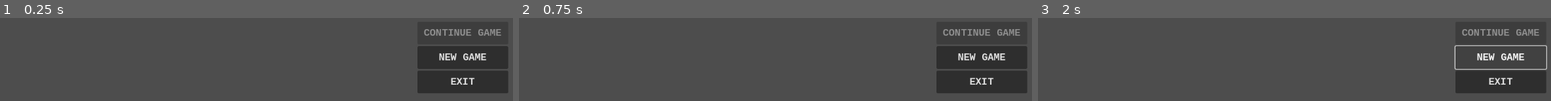
Above: before the commit, frames 1-3 (left to right).
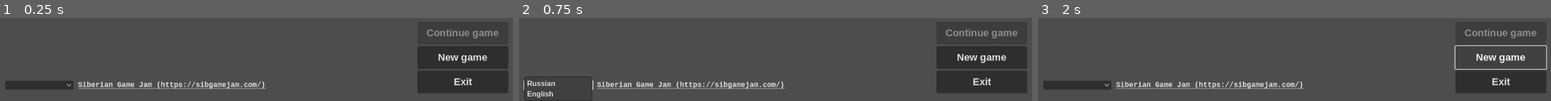
Above: after the commit, the same moments.

Repository: ssproink/TrueHero
Game: Godot game, scene res://menu.tscn
The game is run twice, just before and just after one commit, with the same random seed, the same clock (stepped at 60 frames per second) and the same inputs.
Inputs (mouse positions are in pixels of both pictures, inside the frame that each line leads up to):
- Up to frame 1 (0.25 s): no input
- Up to frame 2 (0.75 s): click (560, 85) at 0.52 s
- Up to frame 3 (2 s): click "NEW GAME" (after the commit: "New game") at 1.25 s

The runs differ from the first frame. In frame 1, 4.8% of the frame differs, in the area x 1-98%, y 13-86%; in frame 2, 4.2%; in frame 3, 4.8%.

Commit message:
Player core logic, HUD. Export templates, translations.

Diff:
--- /dev/null
+++ b/core/entity.gd
@@ -0,0 +1,36 @@
+class_name Entity
+extends CharacterBody2D
+
+signal HPChanged
+signal Death
+signal Bash
+
+@export var alive : bool = true
+@export var hp_max : int = 100
+@export var hp : int = 100 :
+	set(health):
+		if not alive:
+			return
+		var old_hp = hp
+		hp = clamp(health, 0, hp_max)
+		if old_hp != hp:
+			HPChanged.emit()
+		if hp == 0:
+			alive = false
+			Death.emit()
+@export var hp_regen : int = 2
+
+func bash(time : float):
+	if $BashTimer.is_stopped():
+		$BashTimer.start(time)
+	else:
+		$BashTimer.stop()
+		$BashTimer.start($BashTimer.time_left + time)
+	Bash.emit()
+
+func is_bashed() -> bool:
+	return not $BashTimer.is_stopped()
+
+func _on_regen_timer_timeout() -> void:
+	if not is_bashed():
+		hp += hp_regen
--- /dev/null
+++ b/core/entity.tscn
@@ -0,0 +1,54 @@
+[gd_scene load_steps=3 format=3 uid="uid://botqnmy4r6yt4"]
+
+[ext_resource type="Script" path="res://core/entity.gd" id="1_20upm"]
+
+[sub_resource type="SpriteFrames" id="SpriteFrames_pmjq3"]
+animations = [{
+"frames": [],
+"loop": true,
+"name": &"bashed",
+"speed": 5.0
+}, {
+"frames": [],
+"loop": true,
+"name": &"idle",
+"speed": 5.0
+}, {
+"frames": [],
+"loop": true,
+"name": &"move_backward",
+"speed": 5.0
+}, {
+"frames": [],
+"loop": true,
+"name": &"move_forward",
+"speed": 5.0
+}, {
+"frames": [],
+"loop": true,
+"name": &"move_left",
+"speed": 5.0
+}, {
+"frames": [],
+"loop": true,
+"name": &"move_right",
+"speed": 5.0
+}]
+
+[node name="Entity" type="CharacterBody2D"]
+script = ExtResource("1_20upm")
+
+[node name="RegenTimer" type="Timer" parent="."]
+wait_time = 0.5
+autostart = true
+
+[node name="BashTimer" type="Timer" parent="."]
+wait_time = 0.1
+one_shot = true
+
+[node name="Sprite" type="AnimatedSprite2D" parent="."]
+sprite_frames = SubResource("SpriteFrames_pmjq3")
+animation = &"idle"
+autoplay = "idle"
+
+[connection signal="timeout" from="RegenTimer" to="." method="_on_regen_timer_timeout"]
--- /dev/null
+++ b/core/hud.gd
@@ -0,0 +1,21 @@
+extends Control
+
+@export var true_hero : TrueHero :
+	set(our_hero):
+		true_hero = our_hero
+		if true_hero != null:
+			true_hero.HPChanged.connect(hp_changed)
+			$Bars/HPBar/Labels/ValueRegeneration.text = tr("+%dPER_SEC" % true_hero.hp_regen)
+			true_hero.SPChanged.connect(sp_changed)
+			$Bars/SPBar/Labels/ValueRegeneration.text = tr("+%dPER_SEC" % true_hero.sp_regen)
+
+func hp_changed():
+	$Bars/HPBar.value = true_hero.hp
+	$Bars/HPBar/Labels/Value.text = str(true_hero.hp)
+
+func sp_changed():
+	$Bars/SPBar.value = true_hero.sp
+	$Bars/SPBar/Labels/Value.text = str(true_hero.sp)
+
+func _on_fps_refresh_timer_timeout() -> void:
+	$FPSCounter/Counter.text = "%.0f" % round(Engine.get_frames_per_second())
--- /dev/null
+++ b/core/hud.tscn
@@ -0,0 +1,205 @@
+[gd_scene load_steps=5 format=3 uid="uid://by1484ld7qbxg"]
+
+[ext_resource type="Script" path="res://core/hud.gd" id="1_0tt2l"]
+[ext_resource type="Theme" uid="uid://mw3xbgvcfa5s" path="res://core/hud_theme.tres" id="1_qfcvq"]
+
+[sub_resource type="StyleBoxFlat" id="StyleBoxFlat_8gb47"]
+bg_color = Color(0.588235, 0, 0, 1)
+
+[sub_resource type="StyleBoxFlat" id="StyleBoxFlat_4nwmb"]
+bg_color = Color(0, 0.588235, 0, 1)
+
+[node name="HUD" type="Control"]
+layout_mode = 3
+anchors_preset = 15
+anchor_right = 1.0
+anchor_bottom = 1.0
+grow_horizontal = 2
+grow_vertical = 2
+script = ExtResource("1_0tt2l")
+
+[node name="Bars" type="VBoxContainer" parent="."]
+layout_mode = 1
+anchors_preset = 12
+anchor_top = 1.0
+anchor_right = 1.0
+anchor_bottom = 1.0
+offset_top = -4.0
+grow_horizontal = 2
+grow_vertical = 0
+theme = ExtResource("1_qfcvq")
+
+[node name="ControlsTip" type="HBoxContainer" parent="Bars"]
+layout_mode = 2
+
+[node name="Rotate" type="Label" parent="Bars/ControlsTip"]
+layout_mode = 2
+size_flags_horizontal = 3
+theme_override_colors/font_color = Color(1, 0.498039, 0, 1)
+text = "TIP_ROTATE"
+horizontal_alignment = 1
+
+[node name="Moving" type="Label" parent="Bars/ControlsTip"]
+layout_mode = 2
+size_flags_horizontal = 3
+theme = ExtResource("1_qfcvq")
+theme_override_colors/font_color = Color(1, 0.498039, 0, 1)
+text = "TIP_MOVING"
+horizontal_alignment = 1
+
+[node name="Attack" type="Label" parent="Bars/ControlsTip"]
+layout_mode = 2
+size_flags_horizontal = 3
+theme = ExtResource("1_qfcvq")
+theme_override_colors/font_color = Color(1, 0.498039, 0, 1)
+text = "TIP_ATTACK"
+horizontal_alignment = 1
+
+[node name="DodgeOrUse" type="Label" parent="Bars/ControlsTip"]
+layout_mode = 2
+size_flags_horizontal = 3
+theme = ExtResource("1_qfcvq")
+theme_override_colors/font_color = Color(1, 0.498039, 0, 1)
+text = "TIP_DODGE_OR_USE"
+horizontal_alignment = 1
+
+[node name="Menu" type="Label" parent="Bars/ControlsTip"]
+layout_mode = 2
+size_flags_horizontal = 3
+theme = ExtResource("1_qfcvq")
+theme_override_colors/font_color = Color(1, 0.498039, 0, 1)
+text = "TIP_MENU"
+horizontal_alignment = 1
+
+[node name="HPBar" type="ProgressBar" parent="Bars"]
+custom_minimum_size = Vector2(0, 15)
+layout_mode = 2
+size_flags_vertical = 1
+theme_override_styles/fill = SubResource("StyleBoxFlat_8gb47")
+step = 1.0
+value = 100.0
+show_percentage = false
+
+[node name="Labels" type="HBoxContainer" parent="Bars/HPBar"]
+layout_mode = 1
+anchors_preset = 8
+anchor_left = 0.5
+anchor_top = 0.5
+anchor_right = 0.5
+anchor_bottom = 0.5
+offset_left = -54.0
+offset_top = -9.5
+offset_right = 54.0
+offset_bottom = 9.5
+grow_horizontal = 2
+grow_vertical = 2
+
+[node name="BarName" type="Label" parent="Bars/HPBar/Labels"]
+layout_mode = 2
+theme = ExtResource("1_qfcvq")
+theme_override_colors/font_color = Color(1, 0.7, 0.7, 1)
+text = "HP"
+
+[node name="Value" type="Label" parent="Bars/HPBar/Labels"]
+layout_mode = 2
+theme = ExtResource("1_qfcvq")
+theme_override_colors/font_color = Color(1, 0.7, 0.7, 1)
+text = "100"
+
+[node name="ValueRegeneration" type="Label" parent="Bars/HPBar/Labels"]
+layout_mode = 2
+theme = ExtResource("1_qfcvq")
+theme_override_colors/font_color = Color(1, 0.7, 0.7, 1)
+text = "+0/s"
+
+[node name="SPBar" type="ProgressBar" parent="Bars"]
+custom_minimum_size = Vector2(0, 15)
+layout_mode = 2
+size_flags_vertical = 1
+theme_override_styles/fill = SubResource("StyleBoxFlat_4nwmb")
+step = 1.0
+value = 100.0
+show_percentage = false
+
+[node name="Labels" type="HBoxContainer" parent="Bars/SPBar"]
+layout_mode = 1
+anchors_preset = 8
+anchor_left = 0.5
+anchor_top = 0.5
+anchor_right = 0.5
+anchor_bottom = 0.5
+offset_left = -54.0
+offset_top = -9.5
+offset_right = 54.0
+offset_bottom = 9.5
+grow_horizontal = 2
+grow_vertical = 2
+
+[node name="BarName" type="Label" parent="Bars/SPBar/Labels"]
+layout_mode = 2
+theme = ExtResource("1_qfcvq")
+theme_override_colors/font_color = Color(0.7, 1, 0.7, 1)
+text = "SP"
+
+[node name="Value" type="Label" parent="Bars/SPBar/Labels"]
+layout_mode = 2
+theme = ExtResource("1_qfcvq")
+theme_override_colors/font_color = Color(0.7, 1, 0.7, 1)
+text = "100"
+
+[node name="ValueRegeneration" type="Label" parent="Bars/SPBar/Labels"]
+layout_mode = 2
+theme = ExtResource("1_qfcvq")
+theme_override_colors/font_color = Color(0.7, 1, 0.7, 1)
+text = "+0/s"
+
+[node name="DeathCounter" type="HBoxContainer" parent="."]
+layout_mode = 1
+offset_right = 73.0
+offset_bottom = 23.0
+
+[node name="Name" type="Label" parent="DeathCounter"]
+layout_mode = 2
+size_flags_horizontal = 0
+size_flags_vertical = 0
+theme = ExtResource("1_qfcvq")
+theme_override_colors/font_color = Color(1, 0, 0, 1)
+text = "DEATHS"
+
+[node name="Counter" type="Label" parent="DeathCounter"]
+layout_mode = 2
+size_flags_horizontal = 0
+size_flags_vertical = 0
+theme = ExtResource("1_qfcvq")
+theme_override_colors/font_color = Color(1, 0, 0, 1)
+text = "0"
+
+[node name="FPSCounter" type="HBoxContainer" parent="."]
+layout_mode = 1
+anchors_preset = 1
+anchor_left = 1.0
+anchor_right = 1.0
+offset_left = -53.0
+offset_bottom = 19.0
+grow_horizontal = 0
+
+[node name="Counter" type="Label" parent="FPSCounter"]
+layout_mode = 2
+size_flags_horizontal = 8
+size_flags_vertical = 0
+theme = ExtResource("1_qfcvq")
+theme_override_colors/font_color = Color(1, 1, 0, 1)
+text = "60"
+
+[node name="Name" type="Label" parent="FPSCounter"]
+layout_mode = 2
+size_flags_horizontal = 8
+size_flags_vertical = 0
+theme = ExtResource("1_qfcvq")
+theme_override_colors/font_color = Color(1, 1, 0, 1)
+text = "FPS"
+
+[node name="FPSRefreshTimer" type="Timer" parent="FPSCounter"]
+autostart = true
+
+[connection signal="timeout" from="FPSCounter/FPSRefreshTimer" to="." method="_on_fps_refresh_timer_timeout"]
--- /dev/null
+++ b/core/hud_theme.tres
@@ -0,0 +1,9 @@
+[gd_resource type="Theme" load_steps=2 format=3 uid="uid://mw3xbgvcfa5s"]
+
+[ext_resource type="FontFile" uid="uid://daax1raemhr77" path="res://font/liberation-fonts-ttf-2.1.5/LiberationMono-Bold.ttf" id="1_kb1k3"]
+
+[resource]
+HBoxContainer/constants/separation = 10
+Label/constants/outline_size = 10
+Label/fonts/font = ExtResource("1_kb1k3")
+VBoxContainer/constants/separation = 0
--- /dev/null
+++ b/core/true_hero.gd
@@ -0,0 +1,71 @@
+class_name TrueHero
+extends Entity
+
+const SPEED = 300.0
+
+signal SPChanged
+
+@export var max_sp : int = 100
+@export var sp : int = 100 :
+	set(stamina):
+		if not alive:
+			return
+		var old_sp = sp
+		sp = clamp(stamina, 0, 100)
+		if sp != old_sp:
+			SPChanged.emit()
+@export var sp_regen : int = 5
+@export var level : int = 0 # For reviving in the last camp.
+
+enum Skill { NONE, DODGE, ATTACK }
+var current_skill = Skill.NONE
+var cast_time : Dictionary = {
+	Skill.DODGE: 1.0,
+	Skill.ATTACK: 0.5,
+}
+var skill_cost : Dictionary = {
+	Skill.DODGE: 20,
+	Skill.ATTACK: 10,
+}
+
+func can_spend_stamina(sp : int) -> bool:
+	return sp <= self.sp
+
+func _on_regen_timer_timeout() -> void:
+	if not is_bashed():
+		hp += hp_regen
+		sp += sp_regen
+
+func use_skill(skill : Skill):
+	if is_busy() or not can_spend_stamina(skill_cost[skill]):
+		return
+	current_skill = skill
+	$SkillTimer.start(cast_time[skill])
+	sp -= skill_cost[skill]
+
+func is_busy() -> bool:
+	return current_skill != Skill.NONE
+
+func _on_skill_timer_timeout() -> void:
+	current_skill = Skill.NONE
+
+func _on_bashed() -> void:
+	$SkillTimer.stop()
+	current_skill = Skill.NONE
+
+func _ready() -> void:
+	Bash.connect(_on_bashed)
+
+func _physics_process(delta: float) -> void:
+	if Input.is_action_just_pressed("ui_accept"):
+		velocity = Vector2.ZERO
+		use_skill(Skill.DODGE)
+	else:
+		if Input.is_action_just_pressed("attack"):
+			use_skill(Skill.ATTACK)
+		var move_direction = Input.get_vector("ui_left", "ui_right", "ui_up", "ui_down")
+		if move_direction and not is_bashed() and not is_busy():
+			velocity = move_direction * SPEED
+		else:
+			velocity = Vector2.ZERO
+	move_and_slide()
--- /dev/null
+++ b/core/true_hero.tscn
@@ -0,0 +1,18 @@
+[gd_scene load_steps=3 format=3 uid="uid://w83mdtvrv5kr"]
+
+[ext_resource type="PackedScene" uid="uid://botqnmy4r6yt4" path="res://core/entity.tscn" id="1_k0h3v"]
+[ext_resource type="Script" path="res://core/true_hero.gd" id="2_7q3r4"]
+
+[node name="TrueHero" instance=ExtResource("1_k0h3v")]
+script = ExtResource("2_7q3r4")
+max_sp = 100
+sp = 100
+sp_regen = 5
+level = 0
+
+[node name="SkillTimer" type="Timer" parent="." index="3"]
+one_shot = true
+
+[node name="Camera2D" type="Camera2D" parent="." index="4"]
+
+[connection signal="timeout" from="SkillTimer" to="." method="_on_skill_timer_timeout"]
--- /dev/null
+++ b/locale/en.csv
@@ -0,0 +1,45 @@
+keys,en
+# Menu,
+CONTINUE_GAME,Continue game
+NEW_GAME,New game
+EXIT,Exit
+
+# Status,
+HP,HP
+SP,SP
+PER_SEC,/s
+DEATHS,Deaths:
+
+# Controls,
+TIP_ROTATE,[mouse] Rotate
+TIP_MOVING,[WASD/arrows] Moving
+TIP_ATTACK,[Left mouse] Attack
+TIP_DODGE_OR_USE,[Space] Dodge/Use
+TIP_MENU,[Esc] Menu
+
+# Inscriptions on the floor,
+A_TRUE_HERO_NEEDS_A_WEAPON_TO_FIGHT,A hero needs a weapon to fight.
+NEVER_UNDERESTIMATE_YOUR_OPPONENT,Never underestimate your opponent.
+TIMELY_REST_BRINGS_BODY_AND_MIND_INTO_HARMONY,Timely rest brings body and mind into harmony.
+NO_OBSTACLE_CAN_STOP_A_TRUE_HERO,No obstacle can stop a true hero.
+THE_HERO_STANDS_IN_FRONT_OF_THE_VILLAINS_CHAMBERS,The hero stands in front of the villain's chambers.
+THE_PRINCESS_OF_HELL_ONLY_LAUGHS_AFTER_HIM,The princess of Hell only laughs after him.
+THE_CROAKING_OF_CROWS_FORETELLS_DEATH,The croaking of crows foretells death.
+THE_DRAGON_HAS_FOUND_ITS_FINAL_REST,The dragon has found its final rest.
+AS_DID_THOSE_FOOLS_WHO_DARED_TO_BREAK_IT,"As did those fools who dared to break it."
+THE_UNBREAKABLE_CYCLE_OF_LIFE_AND_DEATH,The unbreakable cycle of life and death.
+DEATH_GIVES_BIRTH_TO_A_NEW_LIFE,Death gives birth to a new life.
+THE_REWARD_AWAITS_ITS_HERO,The reward awaits its hero.
+BUT_THE_CAKE_IS_A_LIE,But the cake is a lie.
+ONE_JOURNEY_ENDS_AND_A_NEW_ONE_BEGINS,One journey ends and a new one begins.
+
+# Enemy Names,
+SKELETON_SWORDSMAN,Skeleton Swordsman
+SKELETON_ARCHER,Skeleton Archer
+DEMONESS,Demoness
+CROW,Crow
+LAST_DRAGON,The Last Dragon
+LAST_DRAGON_REVIVED,The Last Dragon (revived)
+LITTLE_DRAGON,Little Dragon
+CAKE_FOR_A_TRUE_HERO,Cake for a True Hero
+MIMIC_CAKE,Mimic Cake
--- /dev/null
+++ b/locale/ru.csv
@@ -0,0 +1,45 @@
+keys,ru
+# Меню,
+CONTINUE_GAME,Продолжить игру
+NEW_GAME,Новая игра
+EXIT,Выход
+
+# Статус,
+HP,ОЖ
+SP,ОВ
+PER_SEC,/с
+DEATHS,Смертей:
+
+# Controls,
+TIP_ROTATE,[мышь] Повернуться
+TIP_MOVING,[WASD/стрелки] Движение
+TIP_ATTACK,[ЛКМ] Атака
+TIP_DODGE_OR_USE,[Пробел] Увернуться/Использовать
+TIP_MENU,[Esc] Меню
+
+# Надписи на полу,
+A_TRUE_HERO_NEEDS_A_WEAPON_TO_FIGHT,Для битвы настоящему герою нужно оружие.
+NEVER_UNDERESTIMATE_YOUR_OPPONENT,Никогда не недооценивай противника.
+TIMELY_REST_BRINGS_BODY_AND_MIND_INTO_HARMONY,Своевременный отдых приводит в гармонию тело и разум.
+NO_OBSTACLE_CAN_STOP_A_TRUE_HERO,Никакое препятствие не остановит настоящего героя.
+THE_HERO_STANDS_IN_FRONT_OF_THE_VILLAINS_CHAMBERS,Герой стоит перед злодейскими покоями.
+THE_PRINCESS_OF_HELL_ONLY_LAUGHS_AFTER_HIM,Принцесса Ада лишь смеётся вслед.
+THE_CROAKING_OF_CROWS_FORETELLS_DEATH,Карканье ворон предвещает смерть.
+THE_DRAGON_HAS_FOUND_ITS_FINAL_REST,Дракон нашёл свой последний покой.
+AS_DID_THOSE_FOOLS_WHO_DARED_TO_BREAK_IT,"Как и те глупцы, что посмели его нарушить."
+THE_UNBREAKABLE_CYCLE_OF_LIFE_AND_DEATH,Нерушимый круговорот жизни и смерти.
+DEATH_GIVES_BIRTH_TO_A_NEW_LIFE,Смерть даёт начало новой жизни.
+THE_REWARD_AWAITS_ITS_HERO,Награда ждёт своего героя.
+BUT_THE_CAKE_IS_A_LIE,Но торт - это ложь.
+ONE_JOURNEY_ENDS_AND_A_NEW_ONE_BEGINS,Заканчивается одно путешествие и начинается новое.
+
+# Имена противников,
+SKELETON_SWORDSMAN,Скелет-мечник
+SKELETON_ARCHER,Скелет-лучник
+DEMONESS,Демонесса
+CROW,Ворона
+LAST_DRAGON,Последний дракон
+LAST_DRAGON_REVIVED,Последний дракон (возрождённый)
+LITTLE_DRAGON,Дракончик
+CAKE_FOR_A_TRUE_HERO,Торт для настоящего героя
+MIMIC_CAKE,Торт-мимик
--- a/menu.gd
+++ b/menu.gd
@@ -8,3 +8,22 @@
 
 func _on_exit_pressed() -> void:
 	get_tree().quit()
+
+func _ready() -> void:
+	prepare_language_selection()
+
+var translations : Dictionary = {}
+
+func prepare_language_selection():
+	var current_locale_selected = false
+	for locale_id : String in TranslationServer.get_loaded_locales():
+		var locale_name = TranslationServer.get_locale_name(locale_id)
+		translations[locale_name] = locale_id
+		$OtherButtons/Language.get_popup().add_item(locale_name)
+		if locale_id == OS.get_locale_language():
+			$OtherButtons/Language.selected = $OtherButtons/Language.get_popup().item_count - 1
+	$OtherButtons/Language.get_popup().id_pressed.connect(_on_locale_selected)
+
+func _on_locale_selected(id : int):
+	var locale_name = $OtherButtons/Language.get_popup().get_item_text(id)
+	TranslationServer.set_locale(translations[locale_name])
--- a/menu.tscn
+++ b/menu.tscn
@@ -1,6 +1,6 @@
 [gd_scene load_steps=3 format=3 uid="uid://djtplwxhi4ge3"]
 
-[ext_resource type="Theme" uid="uid://dl0gbdiw5jef3" path="res://ui_theme.tres" id="1_1kurd"]
+[ext_resource type="Theme" uid="uid://dl0gbdiw5jef3" path="res://menu_theme.tres" id="1_1kurd"]
 [ext_resource type="Script" path="res://menu.gd" id="1_m26dy"]
 
 [node name="Menu" type="Control"]
@@ -32,7 +32,7 @@
 size_flags_vertical = 0
 theme = ExtResource("1_1kurd")
 disabled = true
-text = "CONTINUE GAME"
+text = "CONTINUE_GAME"
 
 [node name="NewGame" type="Button" parent="Buttons"]
 custom_minimum_size = Vector2(200, 50)
@@ -40,7 +40,7 @@
 size_flags_horizontal = 0
 size_flags_vertical = 0
 theme = ExtResource("1_1kurd")
-text = "NEW GAME"
+text = "NEW_GAME"
 
 [node name="Exit" type="Button" parent="Buttons"]
 custom_minimum_size = Vector2(200, 50)
@@ -50,6 +50,33 @@
 theme = ExtResource("1_1kurd")
 text = "EXIT"
 
+[node name="OtherButtons" type="HBoxContainer" parent="."]
+custom_minimum_size = Vector2(593, 45)
+layout_mode = 1
+anchors_preset = 2
+anchor_top = 1.0
+anchor_bottom = 1.0
+offset_top = -20.0
+offset_right = 568.0
+grow_vertical = 0
+theme = ExtResource("1_1kurd")
+alignment = 2
+
+[node name="Language" type="OptionButton" parent="OtherButtons"]
+custom_minimum_size = Vector2(150, 0)
+layout_mode = 2
+size_flags_horizontal = 8
+size_flags_vertical = 0
+theme = ExtResource("1_1kurd")
+
+[node name="JamWebsite" type="LinkButton" parent="OtherButtons"]
+layout_mode = 2
+size_flags_horizontal = 8
+size_flags_vertical = 0
+theme = ExtResource("1_1kurd")
+text = "Siberian Game Jam (https://sibgamejam.com/)"
+uri = "https://sibgamejam.com/"
+
 [connection signal="pressed" from="Buttons/ContinueGame" to="." method="_on_continue_game_pressed"]
 [connection signal="pressed" from="Buttons/NewGame" to="." method="_on_new_game_pressed"]
 [connection signal="pressed" from="Buttons/Exit" to="." method="_on_exit_pressed"]
--- /dev/null
+++ b/menu_theme.tres
@@ -0,0 +1,13 @@
+[gd_resource type="Theme" load_steps=3 format=3 uid="uid://dl0gbdiw5jef3"]
+
+[ext_resource type="FontFile" uid="uid://daax1raemhr77" path="res://font/liberation-fonts-ttf-2.1.5/LiberationMono-Bold.ttf" id="1_c77n6"]
+[ext_resource type="FontFile" uid="uid://cnvphjlfb62fw" path="res://font/liberation-fonts-ttf-2.1.5/LiberationSans-Bold.ttf" id="1_fiyou"]
+
+[resource]
+Button/font_sizes/font_size = 22
+Button/fonts/font = ExtResource("1_fiyou")
+HBoxContainer/constants/separation = 10
+LinkButton/fonts/font = ExtResource("1_c77n6")
+OptionButton/font_sizes/font_size = 14
+OptionButton/fonts/font = ExtResource("1_fiyou")
+PopupMenu/fonts/font = ExtResource("1_fiyou")
--- a/project.godot
+++ b/project.godot
@@ -22,3 +22,47 @@
 boot_splash/image="res://img/Logo White with margins.png"
 config/icon="res://icon.svg"
 boot_splash/minimum_display_time=2000
+
+[input]
+
+ui_left={
+"deadzone": 0.5,
+"events": [Object(InputEventKey,"resource_local_to_scene":false,"resource_name":"","device":0,"window_id":0,"alt_pressed":false,"shift_pressed":false,"ctrl_pressed":false,"meta_pressed":false,"pressed":false,"keycode":4194319,"physical_keycode":0,"key_label":0,"unicode":0,"location":0,"echo":false,"script":null)
+, Object(InputEventJoypadButton,"resource_local_to_scene":false,"resource_name":"","device":0,"button_index":13,"pressure":0.0,"pressed":false,"script":null)
+, Object(InputEventJoypadMotion,"resource_local_to_scene":false,"resource_name":"","device":0,"axis":0,"axis_value":-1.0,"script":null)
+, Object(InputEventKey,"resource_local_to_scene":false,"resource_name":"","device":-1,"window_id":0,"alt_pressed":false,"shift_pressed":false,"ctrl_pressed":false,"meta_pressed":false,"pressed":false,"keycode":0,"physical_keycode":65,"key_label":0,"unicode":97,"location":0,"echo":false,"script":null)
+]
+}
+ui_right={
+"deadzone": 0.5,
+"events": [Object(InputEventKey,"resource_local_to_scene":false,"resource_name":"","device":0,"window_id":0,"alt_pressed":false,"shift_pressed":false,"ctrl_pressed":false,"meta_pressed":false,"pressed":false,"keycode":4194321,"physical_keycode":0,"key_label":0,"unicode":0,"location":0,"echo":false,"script":null)
+, Object(InputEventJoypadButton,"resource_local_to_scene":false,"resource_name":"","device":0,"button_index":14,"pressure":0.0,"pressed":false,"script":null)
+, Object(InputEventJoypadMotion,"resource_local_to_scene":false,"resource_name":"","device":0,"axis":0,"axis_value":1.0,"script":null)
+, Object(InputEventKey,"resource_local_to_scene":false,"resource_name":"","device":-1,"window_id":0,"alt_pressed":false,"shift_pressed":false,"ctrl_pressed":false,"meta_pressed":false,"pressed":false,"keycode":0,"physical_keycode":68,"key_label":0,"unicode":100,"location":0,"echo":false,"script":null)
+]
+}
+ui_up={
+"deadzone": 0.5,
+"events": [Object(InputEventKey,"resource_local_to_scene":false,"resource_name":"","device":0,"window_id":0,"alt_pressed":false,"shift_pressed":false,"ctrl_pressed":false,"meta_pressed":false,"pressed":false,"keycode":4194320,"physical_keycode":0,"key_label":0,"unicode":0,"location":0,"echo":false,"script":null)
+, Object(InputEventJoypadButton,"resource_local_to_scene":false,"resource_name":"","device":0,"button_index":11,"pressure":0.0,"pressed":false,"script":null)
+, Object(InputEventJoypadMotion,"resource_local_to_scene":false,"resource_name":"","device":0,"axis":1,"axis_value":-1.0,"script":null)
+, Object(InputEventKey,"resource_local_to_scene":false,"resource_name":"","device":-1,"window_id":0,"alt_pressed":false,"shift_pressed":false,"ctrl_pressed":false,"meta_pressed":false,"pressed":false,"keycode":0,"physical_keycode":87,"key_label":0,"unicode":119,"location":0,"echo":false,"script":null)
+]
+}
+ui_down={
+"deadzone": 0.5,
+"events": [Object(InputEventKey,"resource_local_to_scene":false,"resource_name":"","device":0,"window_id":0,"alt_pressed":false,"shift_pressed":false,"ctrl_pressed":false,"meta_pressed":false,"pressed":false,"keycode":4194322,"physical_keycode":0,"key_label":0,"unicode":0,"location":0,"echo":false,"script":null)
+, Object(InputEventJoypadButton,"resource_local_to_scene":false,"resource_name":"","device":0,"button_index":12,"pressure":0.0,"pressed":false,"script":null)
+, Object(InputEventJoypadMotion,"resource_local_to_scene":false,"resource_name":"","device":0,"axis":1,"axis_value":1.0,"script":null)
+, Object(InputEventKey,"resource_local_to_scene":false,"resource_name":"","device":-1,"window_id":0,"alt_pressed":false,"shift_pressed":false,"ctrl_pressed":false,"meta_pressed":false,"pressed":false,"keycode":0,"physical_keycode":83,"key_label":0,"unicode":115,"location":0,"echo":false,"script":null)
+]
+}
+attack={
+"deadzone": 0.5,
+"events": [Object(InputEventMouseButton,"resource_local_to_scene":false,"resource_name":"","device":-1,"window_id":0,"alt_pressed":false,"shift_pressed":false,"ctrl_pressed":false,"meta_pressed":false,"button_mask":0,"position":Vector2(0, 0),"global_position":Vector2(0, 0),"factor":1.0,"button_index":1,"canceled":false,"pressed":false,"double_click":false,"script":null)
+]
+}
+
+[internationalization]
+
+locale/translations=PackedStringArray("res://locale/ru.ru.translation", "res://locale/en.en.translation")
--- a/ui_theme.tres
+++ /dev/null
@@ -1,7 +0,0 @@
-[gd_resource type="Theme" load_steps=2 format=3 uid="uid://dl0gbdiw5jef3"]
-
-[ext_resource type="FontFile" uid="uid://daax1raemhr77" path="res://font/liberation-fonts-ttf-2.1.5/LiberationMono-Bold.ttf" id="1_c77n6"]
-
-[resource]
-Button/font_sizes/font_size = 22
-Button/fonts/font = ExtResource("1_c77n6")
Not shown, added: export_presets.cfg
Not shown, added: locale/en.csv.import
Binary file added: locale/en.en.translation
Not shown, added: locale/ru.csv.import
Binary file added: locale/ru.ru.translation
